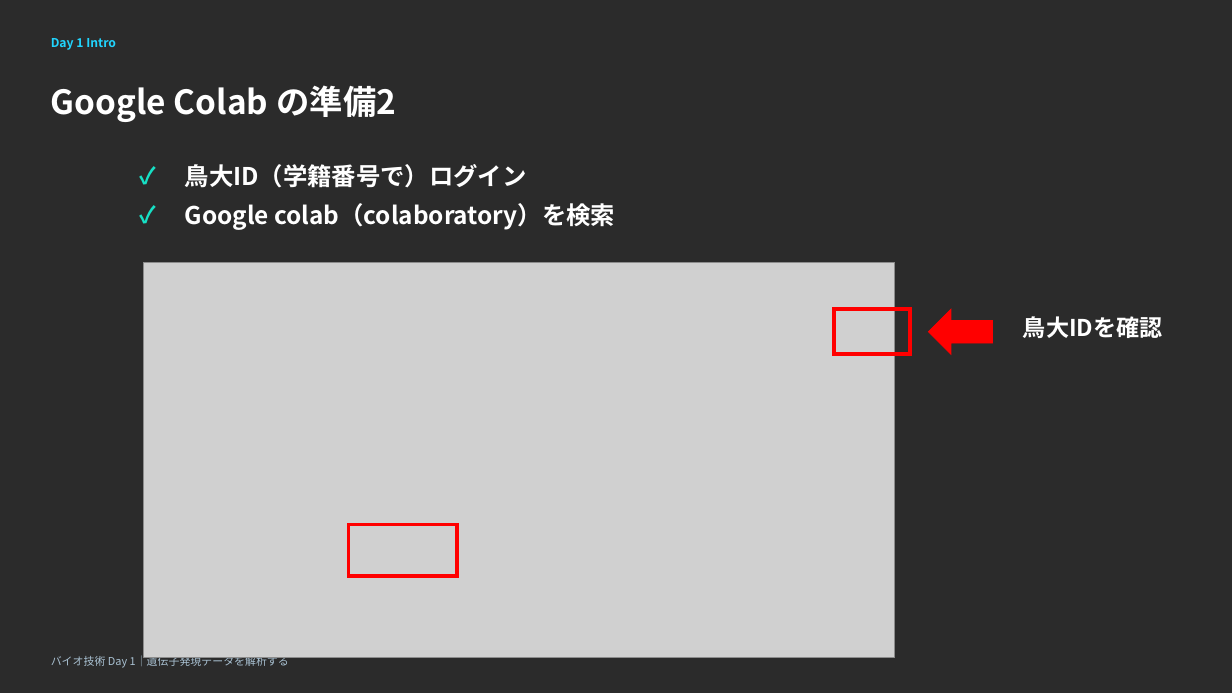
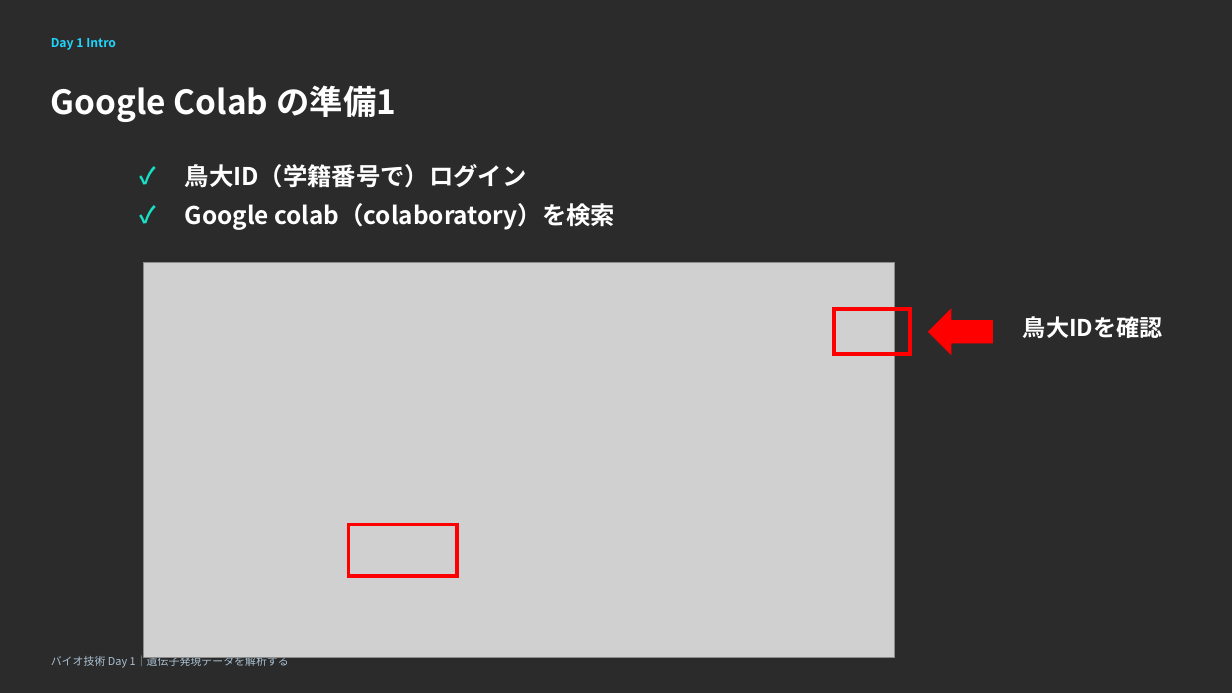
Before and after one commit to iwata97/bioinfo_2026, a slide deck: slide 9 of bioinformatics_day1_AM.pptx. Drawn at 1232x693 pixels with LibreOffice and Linux fonts; fonts in the diff are those of the drawing; grey boxes stand for pictures; background and template pictures are left out; a plain dark background stands for a picture behind light text. Boxes give left, top, right and bottom in pixels: in the first picture for what was removed or moved away, otherwise in the second. Text is boxed around its words. In the diff, an @@ line names an element or a change of style, - is before the commit and + after.

```diff
--- a/bioinformatics_day1_AM.pptx
+++ b/bioinformatics_day1_AM.pptx
@@ text at (51,85,396,122): text changed @@
-Google Colab の準備2
+Google Colab の準備1
```
Also in this commit, not shown: 2 other slides changed, 1 other file.
